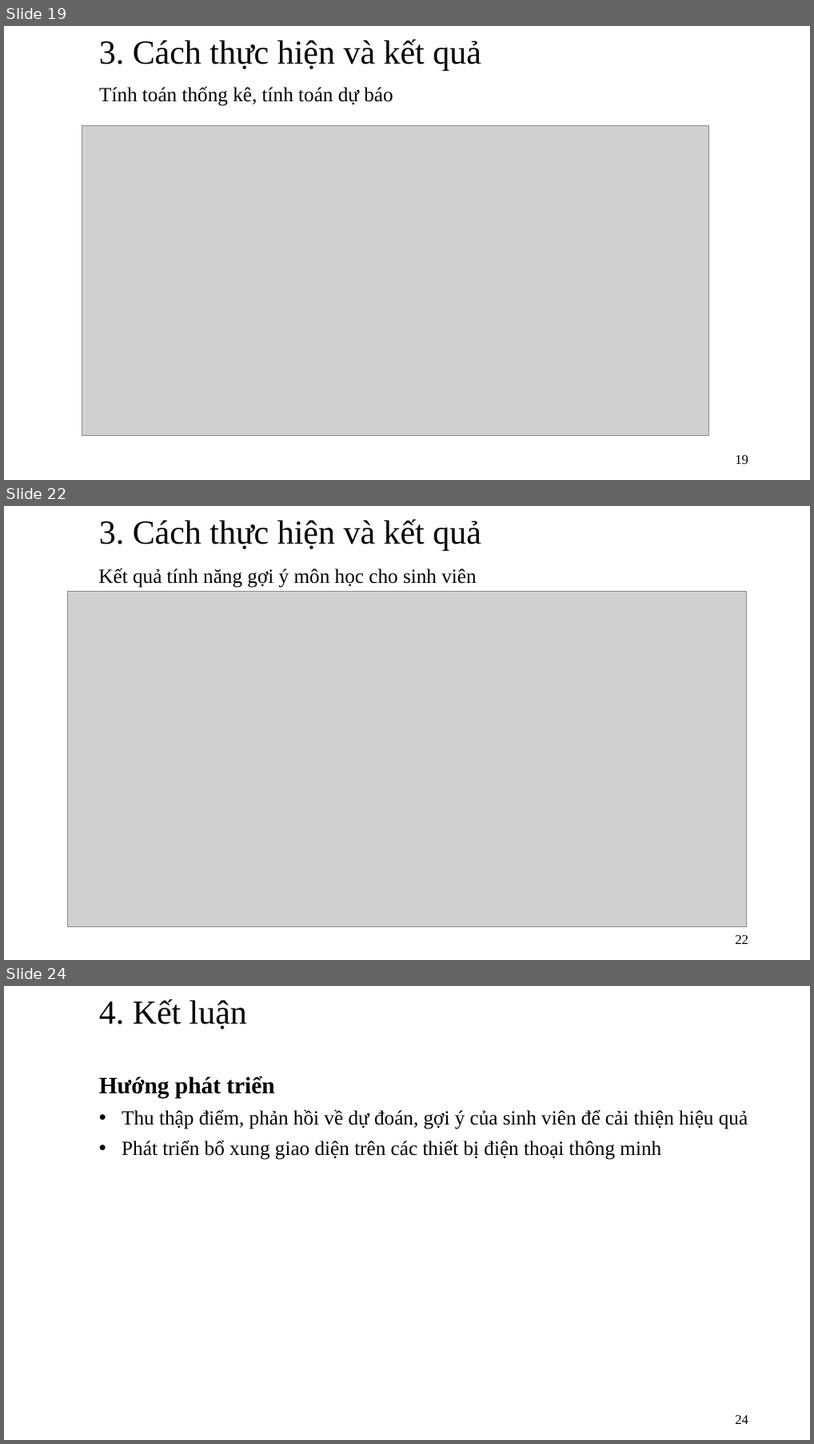
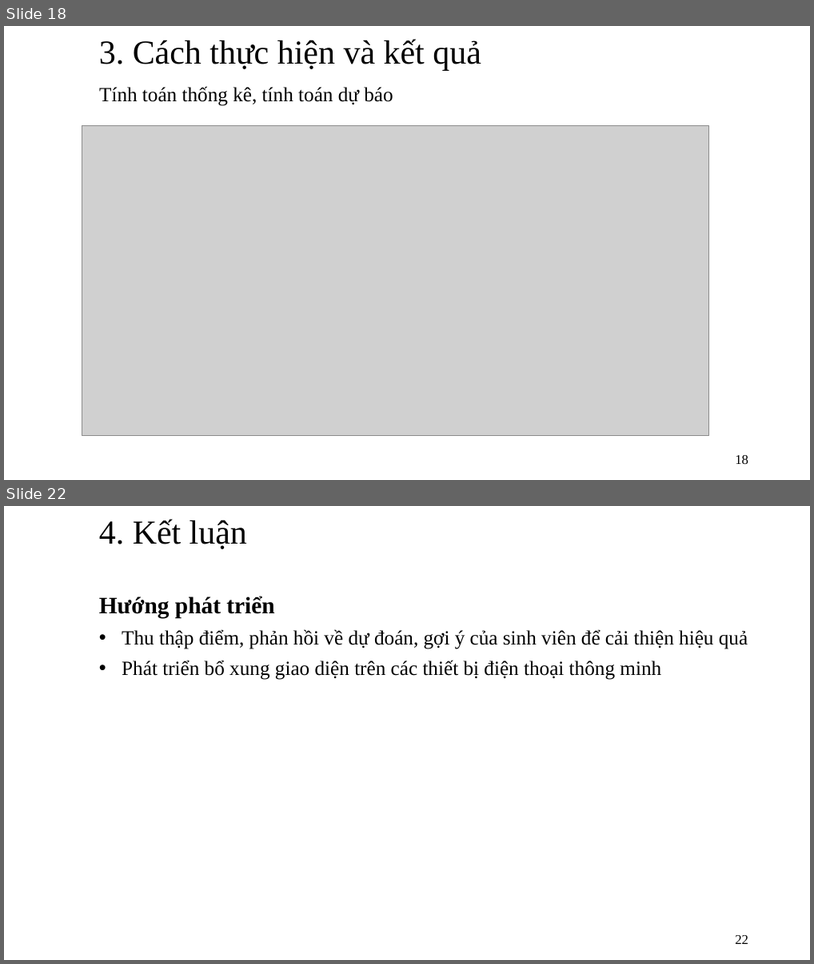
Before and after one commit to trunganhvu/Do_An_Docx, a slide deck: Khóa luận tốt nghiệp .pptx. Shown one above the other, each under a label of ours: slides 19, 22 and 24 before the commit, slides 18 and 22 after it; the slides between them are not shown. The pictures are 814x1444 and 814x964 pixels, drawn with LibreOffice and Linux fonts; fonts in the diff are those of the drawing; grey boxes stand for pictures. Boxes give left, top, right and bottom in pixels: in the first picture for what was removed or moved away, otherwise in the second. Text is boxed around its words. In the diff, an @@ line names an element or a change of style, - is before the commit and + after.

```diff
--- a/Khóa luận tốt nghiệp .pptx
+++ b/Khóa luận tốt nghiệp .pptx
@@ slide 22 removed at [4,506,810,960], background #FFFFFF @@
@@ text removed at [99,519,482,550] @@
-3. Cách thực hiện và kết quả
@@ subtitle removed at [98,568,476,588] @@
-Kết quả tính năng gợi ý môn học cho sinh viên
@@ picture removed at [67,592,747,927] @@
@@ page number removed at [735,935,749,944] @@
-22
@@ what was slide 19 is now slide 18 @@
@@ page number at [735,455,749,464]: text changed @@
-19
+18
@@ what was slide 24 is now slide 22 @@
@@ page number at [735,935,749,944]: text changed @@
-24
+22
```
Also in this commit, not shown: 6 slides changed, 1 other slide removed.
